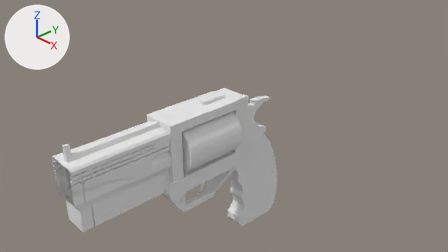
An edit to the Blender file Bootcamp files/Revolver.blend, drawn before and after from the same camera.
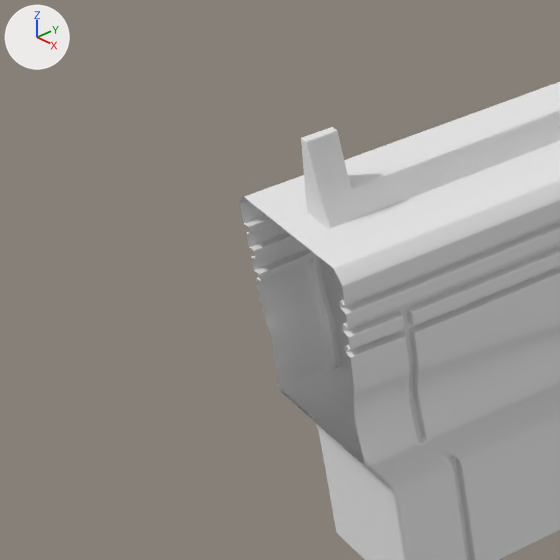
There are two pictures of each version: one from the file's camera 'Camera', one close up on the part from 1% to 25% of the width and 48% to 89% of the height. The lights are fixed; the arrows at upper left show +X, +Y and +Z.
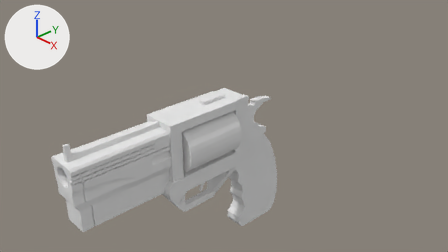
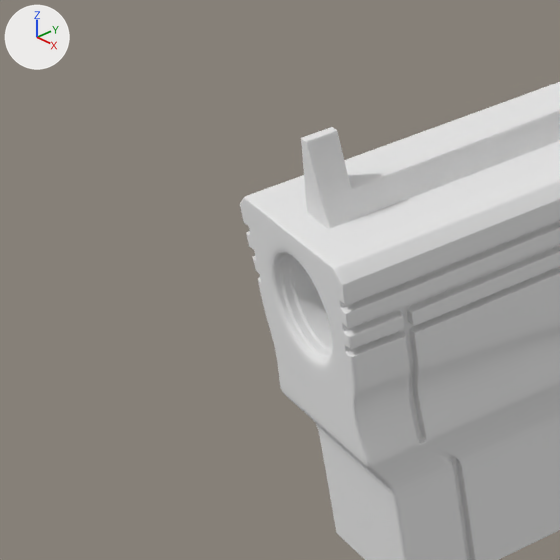
The edits, one by one:
me_cube is used by ob_cube; location (0.0, -2.473, 0.0).
me_cube had 1102 vertices, 1027 faces and spanned x 0.0..0.37, y -1.0..1.17, z -0.58..1.17.
me_cube now has 1388 vertices, 1319 faces and spans x 0.0..0.37, y -1.0..1.17, z -0.58..1.17.
me_cube part 1: 7 vertices moved from x 0.29..0.34, y -0.9, z 0.08..0.53 to x 0.29..0.34, y -0.92, z 0.08..0.53; 28 vertices removed from x 0.09..0.34, y -1.0..1.17, z 0.42..0.86; 314 vertices added at x 0.0..0.36, y -1.0..1.17, z -0.58..0.86.

Pixel boxes (x1, y1, x2, y2) of what changed, in the close-ups (560 x 560 px):
part 1 of me_cube, built on
    before: (245, 83, 560, 469)
    after: (240, 183, 560, 560)
